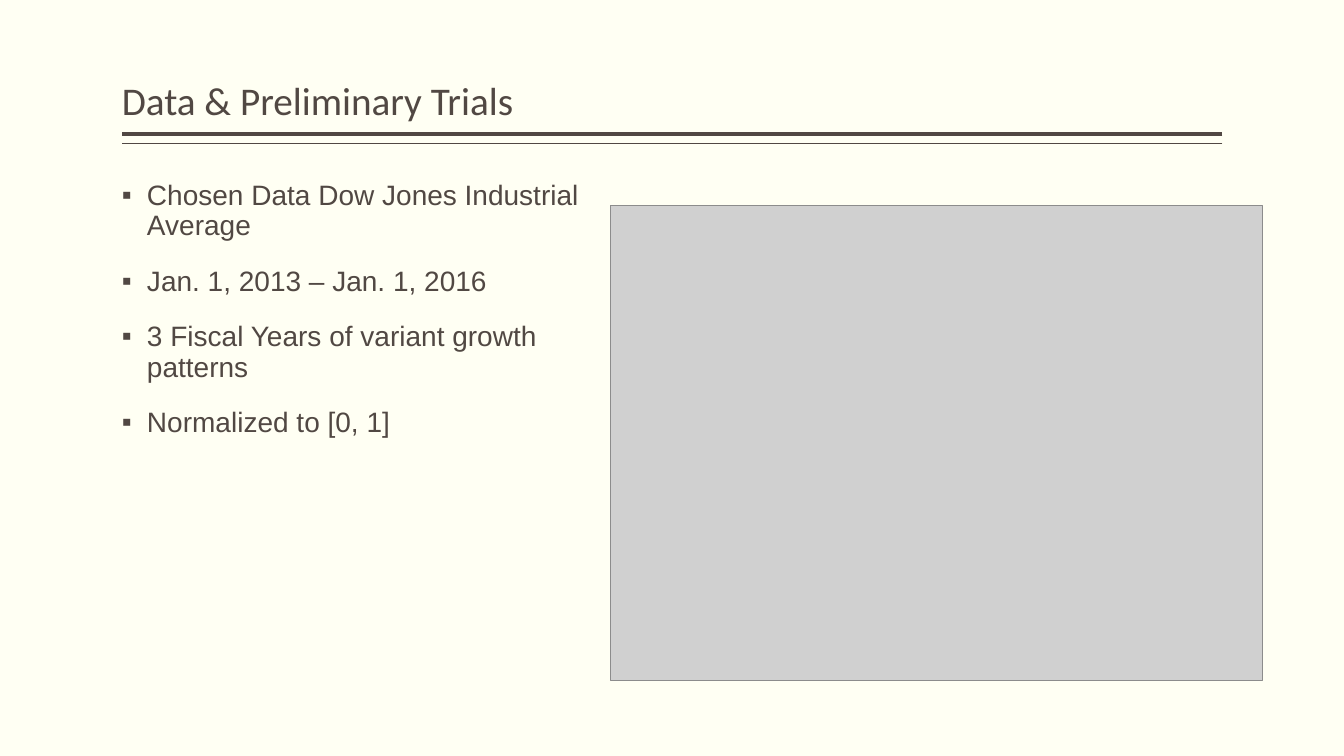
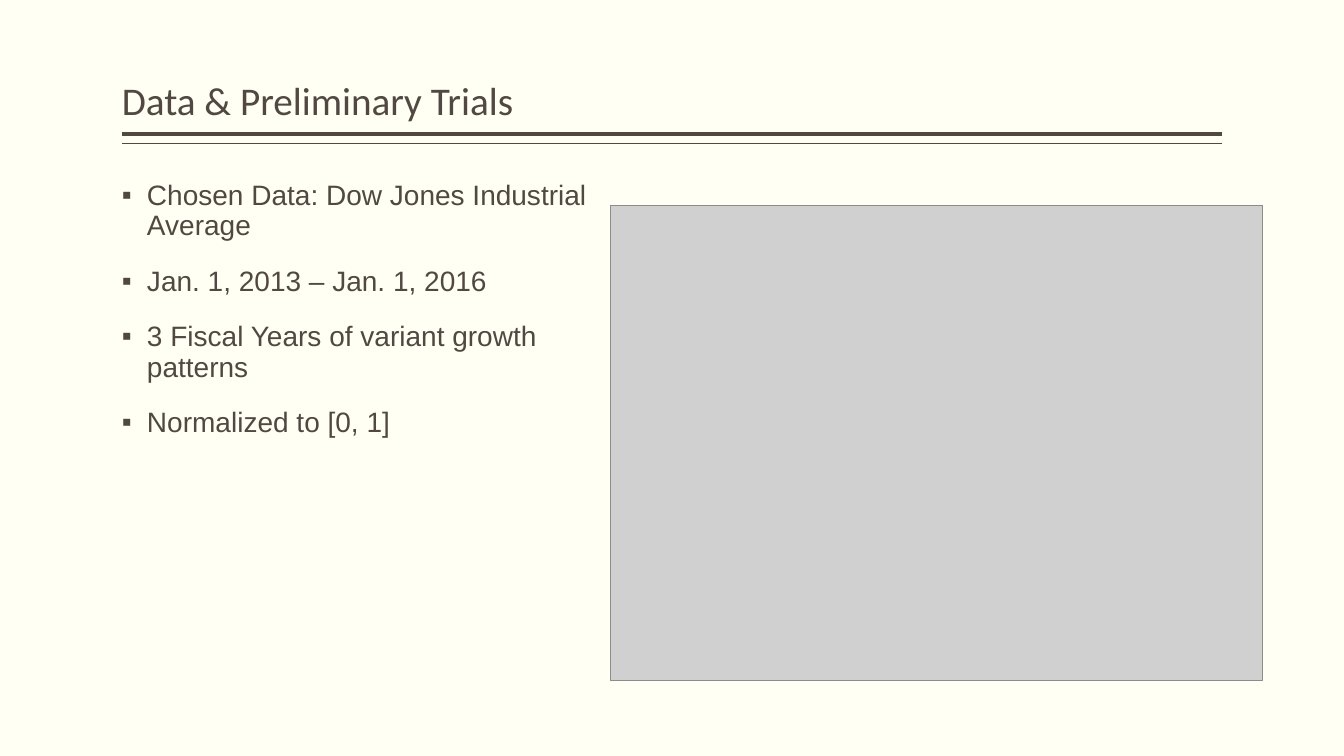
Before and after one commit to JamesEarle/GPP, a slide deck: slide 8 of GPP_Defense.pptx. Drawn at 1344x756 pixels with LibreOffice and Linux fonts; fonts in the diff are those of the drawing; grey boxes stand for pictures. Boxes give left, top, right and bottom in pixels: in the first picture for what was removed or moved away, otherwise in the second. Text is boxed around its words. In the diff, an @@ line names an element or a change of style, - is before the commit and + after.

```diff
--- a/GPP_Defense.pptx
+++ b/GPP_Defense.pptx
@@ text at box(147, 184, 586, 241): text changed @@
-▪ Chosen Data Dow Jones Industrial Average
+▪ Chosen Data: Dow Jones Industrial Average
```
Also in this commit, not shown: 3 other slides changed.
